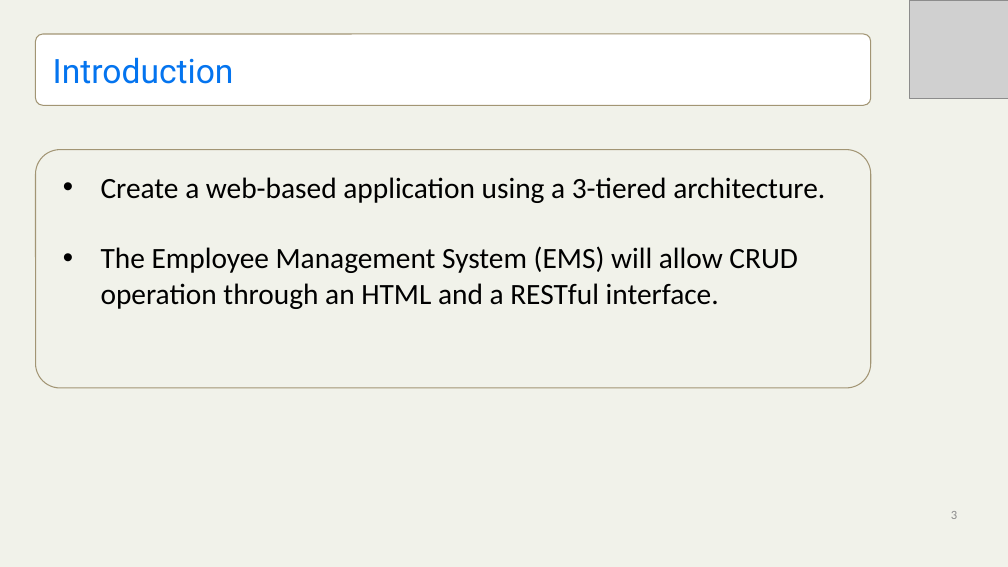
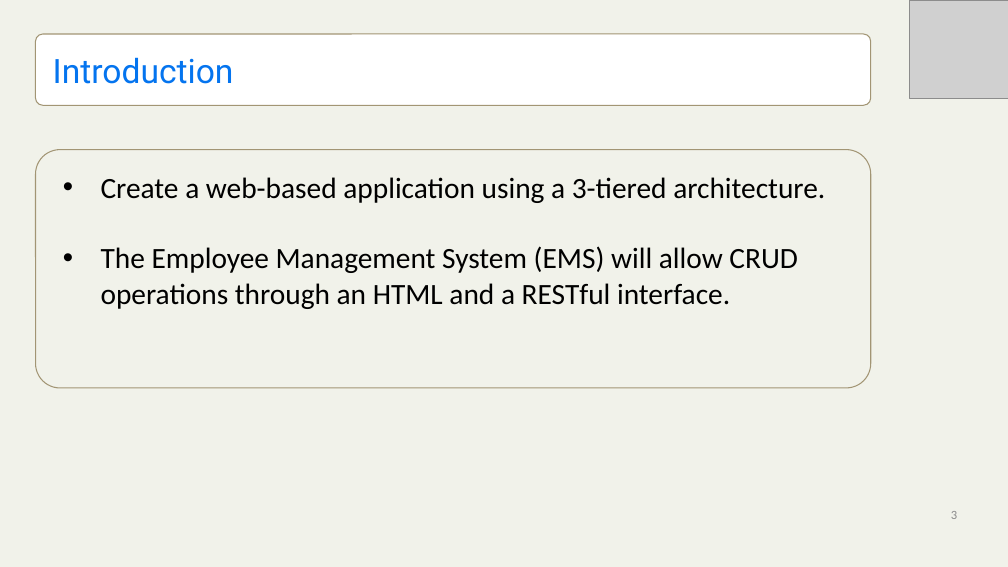
Before and after one commit to mickknutson/SITE_BOOTCAMP_QA, a slide deck: slide 3 of StudentWork/Besh/Project/TestHut Presentation.pptx. Drawn at 1008x567 pixels with LibreOffice and Linux fonts; fonts in the diff are those of the drawing; grey boxes stand for pictures; background and template pictures are left out. Boxes give left, top, right and bottom in pixels: in the first picture for what was removed or moved away, otherwise in the second. Text is boxed around its words. In the diff, an @@ line names an element or a change of style, - is before the commit and + after.

Commit message:
Update Presentation

```diff
--- a/StudentWork/Besh/Project/TestHut Presentation.pptx
+++ b/StudentWork/Besh/Project/TestHut Presentation.pptx
@@ text at (101,246,798,309): text changed @@
-• The Employee Management System (EMS) will allow CRUD operation through an HTML and a RESTful interface.
+• The Employee Management System (EMS) will allow CRUD operations through an HTML and a RESTful interface.
```
Also in this commit, not shown: 4 other slides changed.
